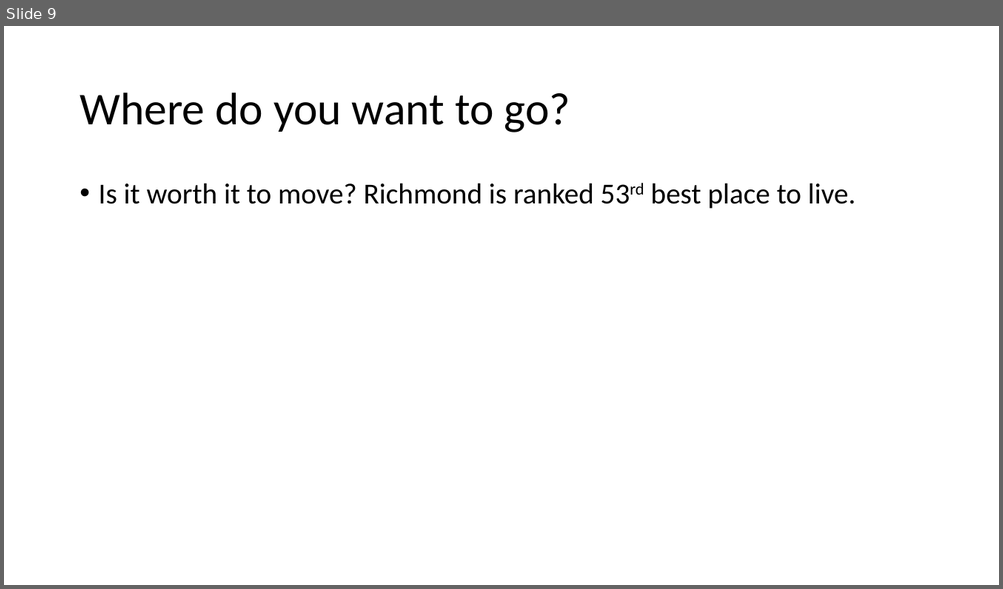
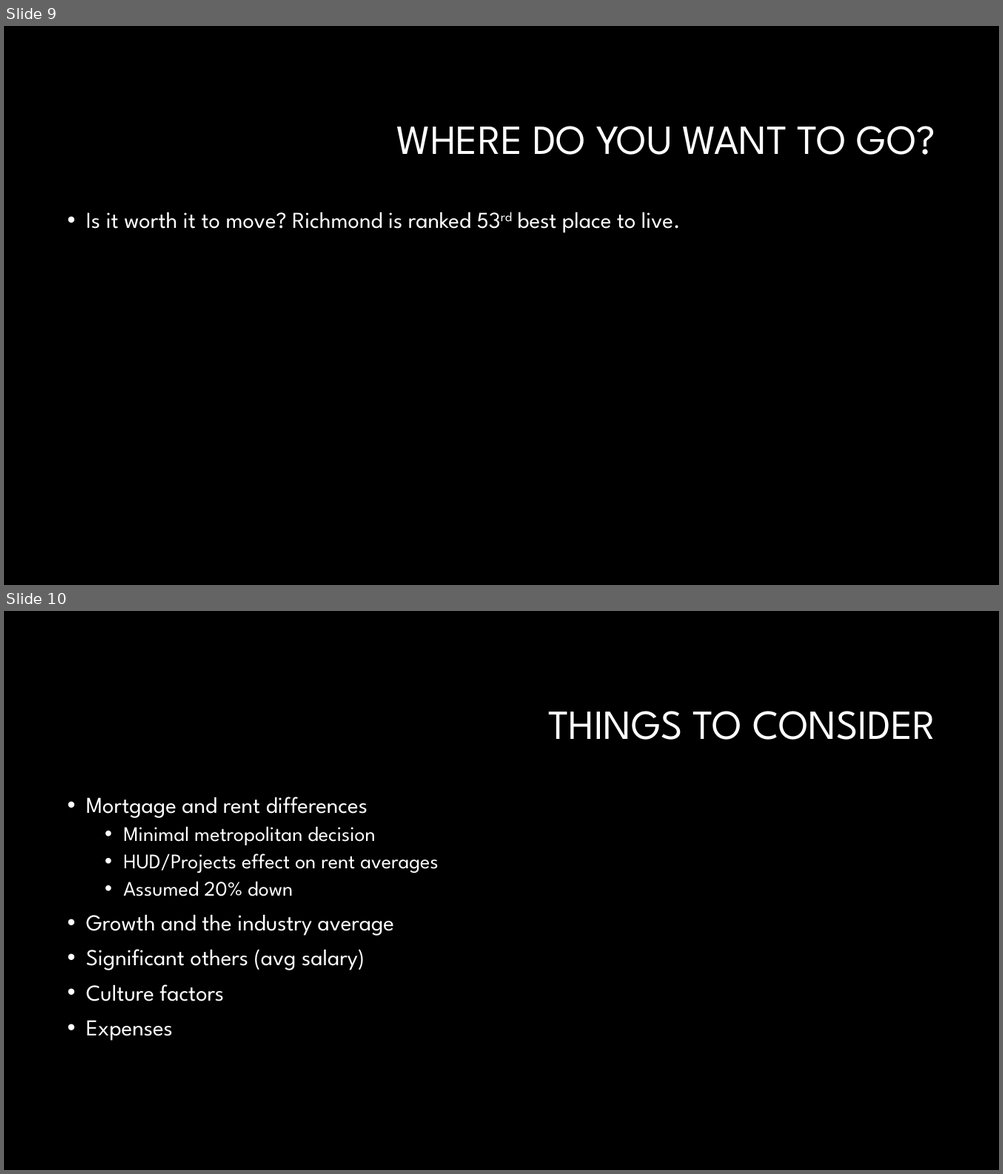
Before and after one commit to amishnerd/prospects, a slide deck: powerpoint.pptx. Shown one above the other, each under a label of ours: slide 9 before the commit, slides 9 and 10 after it. The pictures are 1003x589 and 1003x1174 pixels, drawn with LibreOffice and Linux fonts; fonts in the diff are those of the drawing; background and template pictures are left out. Boxes give left, top, right and bottom in pixels: in the first picture for what was removed or moved away, otherwise in the second. Text is boxed around its words. In the diff, an @@ line names an element or a change of style, - is before the commit and + after.

```diff
--- a/powerpoint.pptx
+++ b/powerpoint.pptx
@@ slide 10 added at box(4, 611, 999, 1170), background #000000 @@
@@ title added at box(548, 711, 935, 740), 40 pt, text #FFFFFF @@
+THINGS TO CONSIDER
@@ text added at box(86, 797, 438, 1041), 22 pt, text #FFFFFF @@
+• Mortgage and rent differences
+  • Minimal metropolitan decision
+  • HUD/Projects effect on rent averages
+  • Assumed 20% down
+• Growth and the industry average
+• Significant others (avg salary)
+• Culture factors
+• Expenses
@@ slide 9 changed as well @@
@@ background #FFFFFF to #000000 @@
@@ title at box(397, 126, 935, 155): text changed; size 44 to 40 pt; font Calibri to League Spartan; text colour #000000 to #FFFFFF @@
-Where do you want to go?
+WHERE DO YOU WANT TO GO?
@@ text "Is it worth it to ...": place and size @@
-text "Is it worth it to ..." at box(99, 183, 856, 209)
+text "Is it worth it to ..." at box(86, 212, 680, 233)
@@ text "Is it worth it to ..." at box(86, 212, 680, 233): size 28 to 22 pt, font Calibri to League Spartan, text colour #000000 to #FFFFFF @@
```
Also in this commit, not shown: 7 other slides changed, 1 other slide added, 1 slide removed, 2 other files.
